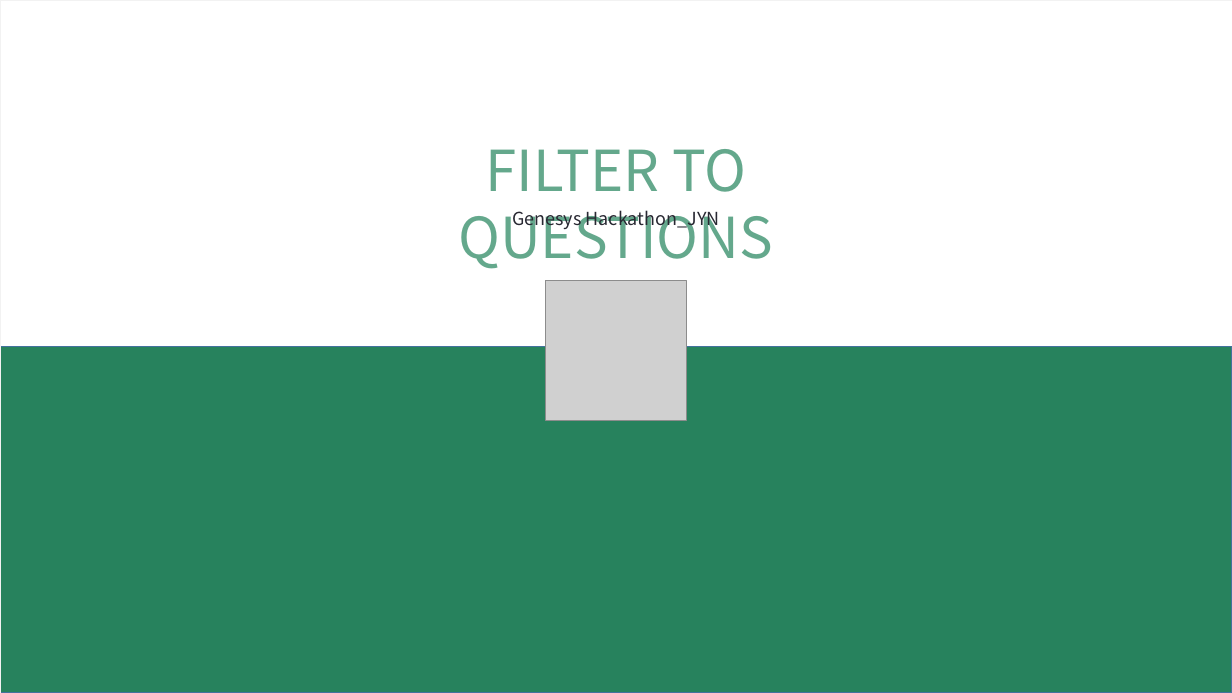
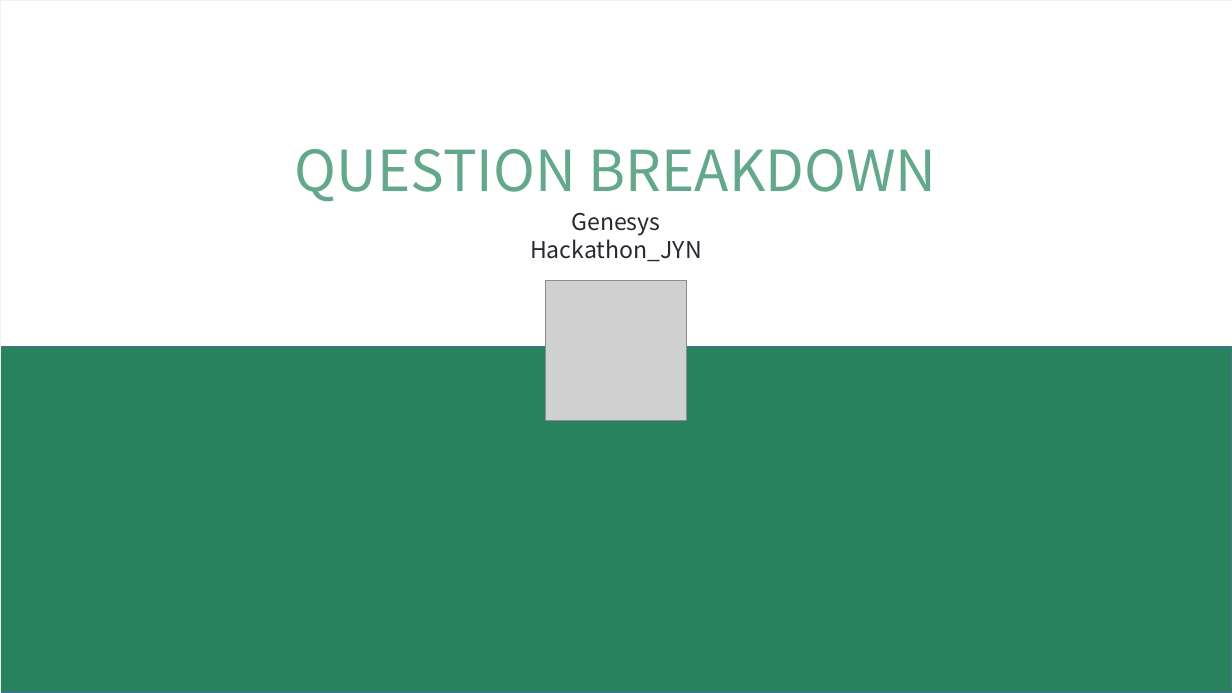
Before and after one commit to nickyoon89/Hackathon_JYN, a slide deck: slide 1 of 1. Document/Hackathon_JYN_PPT.pptx. Drawn at 1232x693 pixels with LibreOffice and Linux fonts; fonts in the diff are those of the drawing; grey boxes stand for pictures. Boxes give left, top, right and bottom in pixels: in the first picture for what was removed or moved away, otherwise in the second. Text is boxed around its words. In the diff, an @@ line names an element or a change of style, - is before the commit and + after.

Commit message:
ppt and data generator for questions

```diff
--- a/1. Document/Hackathon_JYN_PPT.pptx
+++ b/1. Document/Hackathon_JYN_PPT.pptx
@@ text at (295,149,937,202): text changed @@
-FILTER TO QUESTIONS
+QUESTION BREAKDOWN
@@ text "Genesys Hackathon_JYN": place and size @@
-text "Genesys Hackathon_JYN" at (512,210,720,231)
+text "Genesys Hackathon_JYN" at (530,213,702,262)
@@ text "Genesys Hackathon_JYN" at (530,213,702,262): size 14 to 18 pt @@
```
Also in this commit, not shown: 6 other slides changed, 1 slide added, 1 slide removed, 9 other files.
